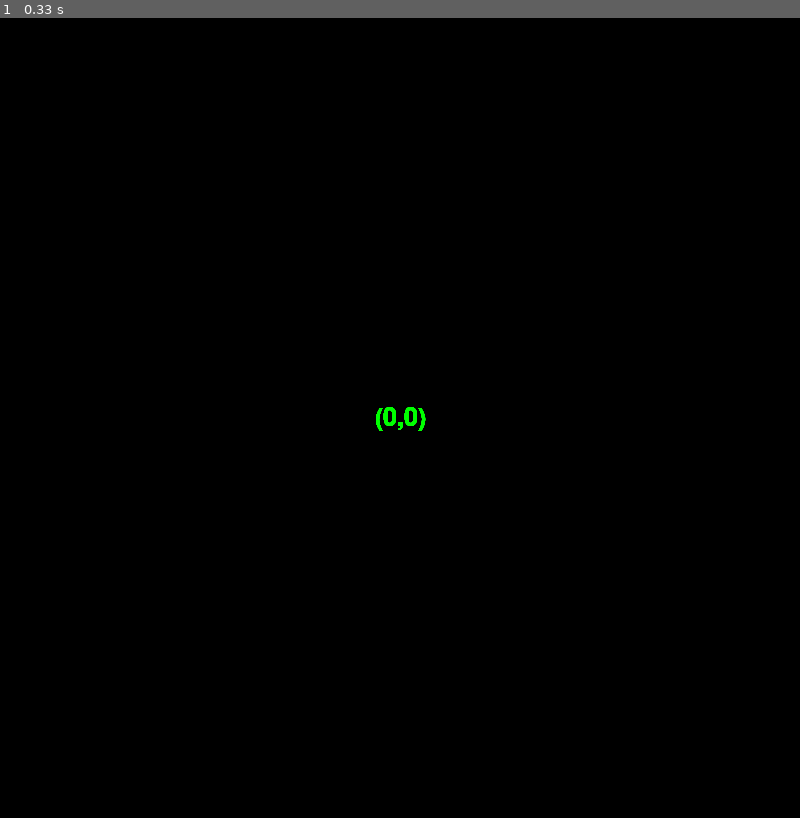
Above: before the commit, frame 1.
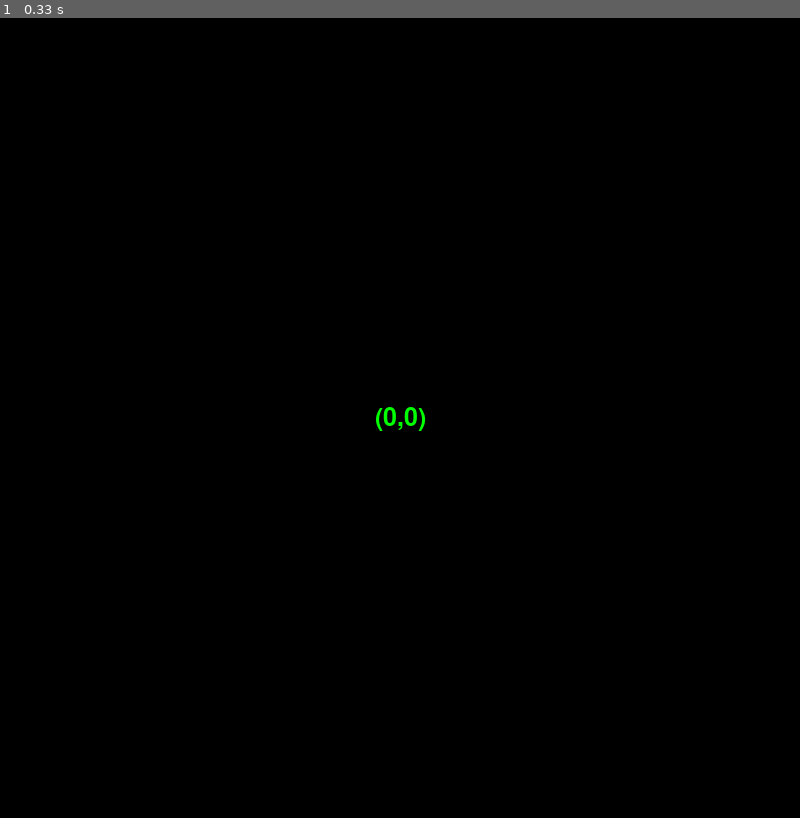
Above: after the commit, the same moment.

Repository: nehakdeshmukh/PyGame
Game: pygame game, started from dispaly text.py
The game is run twice, just before and just after one commit, with the same random seed, the same clock (stepped at 60 frames per second) and the same inputs.
Inputs:
- Up to frame 1 (0.33 s): no input

The runs differ from the first frame. In frame 1, less than 0.1% of the frame differs, in the area x 47-54%, y 48-52%.

Commit message:
added point with text plot

Diff:
--- a/dispaly text.py
+++ b/dispaly text.py
@@ -21,7 +21,6 @@
 green = (0,255,0)
 blue = (0,0,255)
 
-
 # assigning values to X and Y variable
 X = 800
 Y = 800
@@ -32,10 +31,8 @@
 # filling display with colour black
 gameDisplay.fill(black)
 
-
 # set the pygame window name
 pygame.display.set_caption('Show Text')
-
 
 sysfont = pygame.font.get_default_font()
 print('system font :', sysfont)
@@ -44,27 +41,23 @@
 # font file size of the font
 font = pygame.font.Font(sysfont, 25)
 
-
-
 # create a text surface object,
 # on which text is drawn on it.
 text = font.render('(0,0)', True, green)
-
 
 # create a rectangular object for the
 # text surface object
 textRect = text.get_rect()
 
-
 # set the center of the rectangular object.
 textRect.center = (X // 2, Y // 2)
+
+gameDisplay.blit(text, textRect)
 
 # main application loop
 run = True
 while run:
     clock.tick(60)
-
-    gameDisplay.blit(text, textRect)
 
     # event loop
     for event in pygame.event.get():
--- /dev/null
+++ b/plot point with text.py
@@ -0,0 +1,59 @@
+# -*- coding: utf-8 -*-
+"""
+Created on Sun Nov  5 17:27:12 2023
+
+@author: nehak
+"""
+
+import pygame
+
+pygame.init()
+
+clock = pygame.time.Clock()
+
+white = (255,255,255)
+black = (0,0,0)
+green = (0,255,0)
+blue = (0,0,255)
+red = (255,0,0)
+
+X=800
+Y=800
+
+gamedisplay = pygame.display.set_mode((X,Y))
+
+gamedisplay.fill(black)
+
+sysfont = pygame.font.get_default_font()
+print('system font : ', sysfont)
+
+font = pygame.font.Font(sysfont, 15)
+
+pixAr = pygame.PixelArray(gamedisplay)
+
+for i in range(0,X):
+    for j in range(0,Y):
+        pixAr[i][X//2] = green
+        pixAr[Y//2][j] = green
+
+def plot_point(p,q):
+    pixAr[(X//2)+p][(Y//2)+q] = red
+
+
+plot_point(10, 10)
+
+# main application loop
+run = True
+while run:
+    clock.tick(60)
+
+    # event loop
+    for event in pygame.event.get():
+        if event.type == pygame.QUIT:
+            run = False
+
+    # update the display
+    pygame.display.update()
+
+pygame.quit()
+exit()
